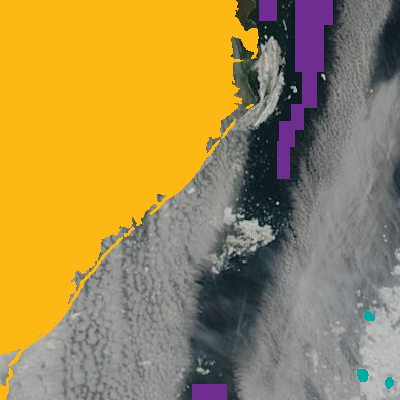
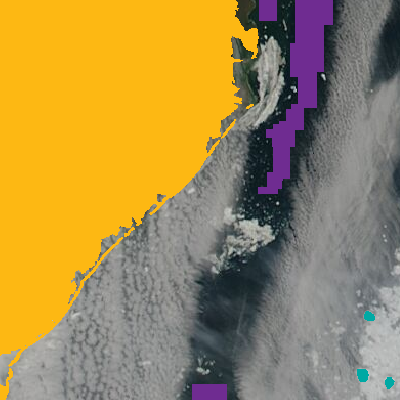
Layer changes from the first 400 × 400 image to the second:
painted on "water samples" over 258, 43, 302, 194
